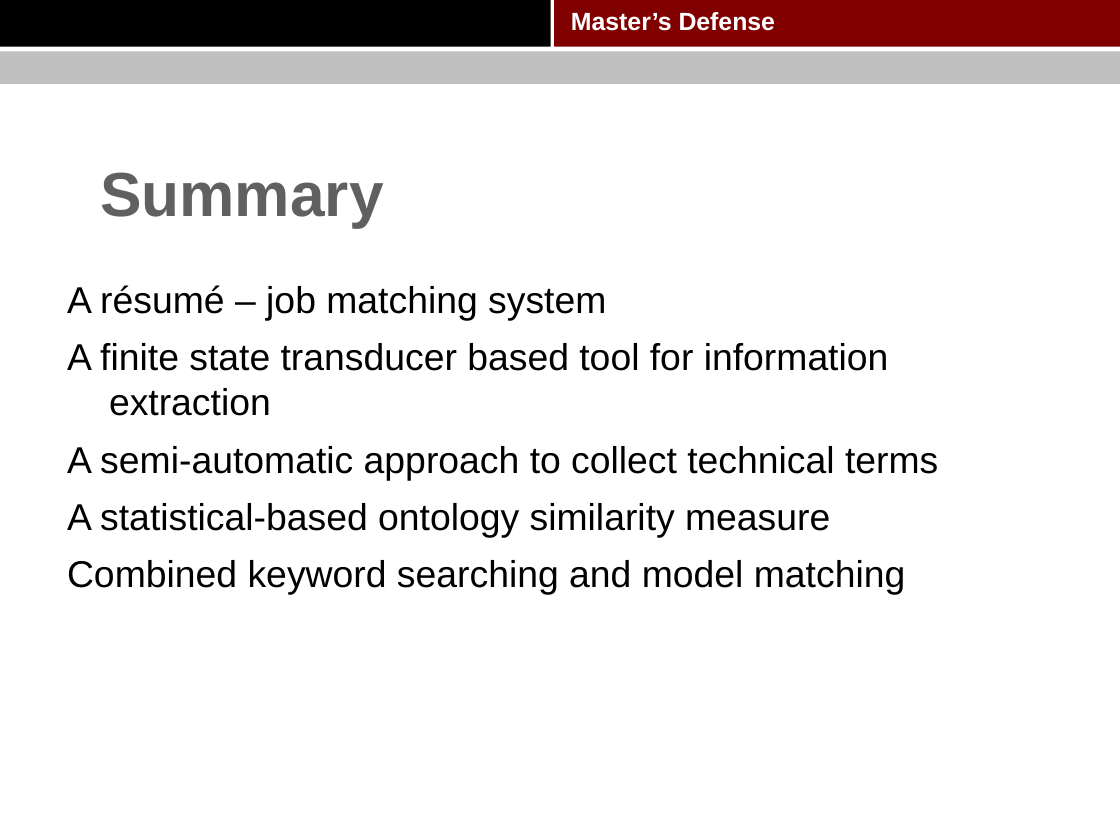
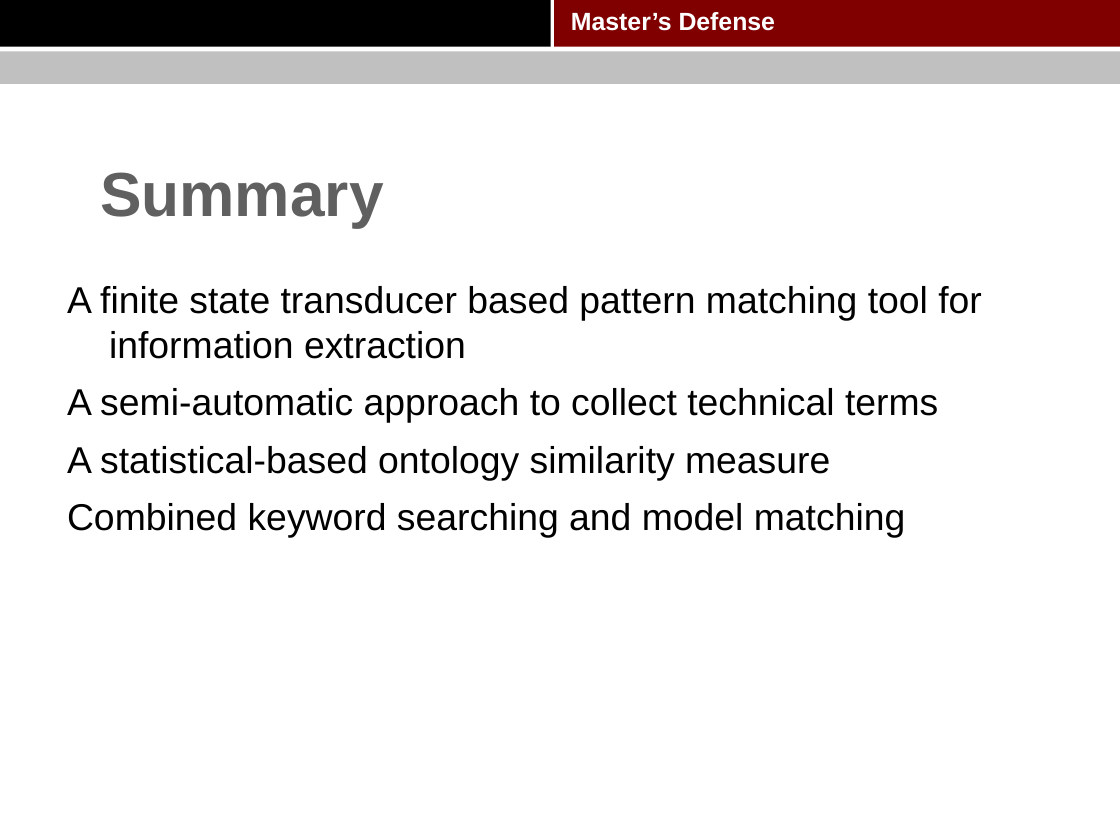
Before and after one commit to pkushiqiang/thesis, a slide deck: slide 74 of media/Master's thesis.pptx. Drawn at 1120x840 pixels with LibreOffice and Linux fonts; fonts in the diff are those of the drawing; background and template pictures are left out. Boxes give left, top, right and bottom in pixels: in the first picture for what was removed or moved away, otherwise in the second. Text is boxed around its words. In the diff, an @@ line names an element or a change of style, - is before the commit and + after.

```diff
--- a/media/Master's thesis.pptx
+++ b/media/Master's thesis.pptx
@@ text at [67,286,982,359]: text changed @@
-A résumé – job matching system
-A finite state transducer based tool for information extraction
+A finite state transducer based pattern matching tool for information extraction
```
Also in this commit, not shown: 18 other slides changed.
